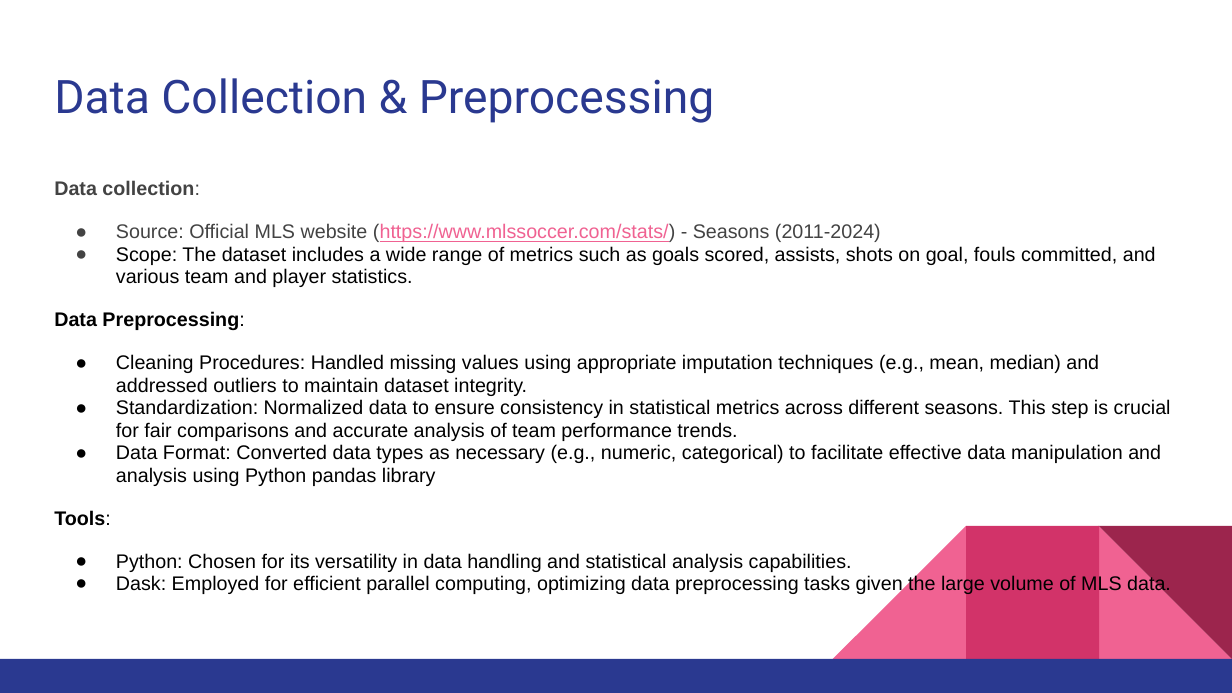
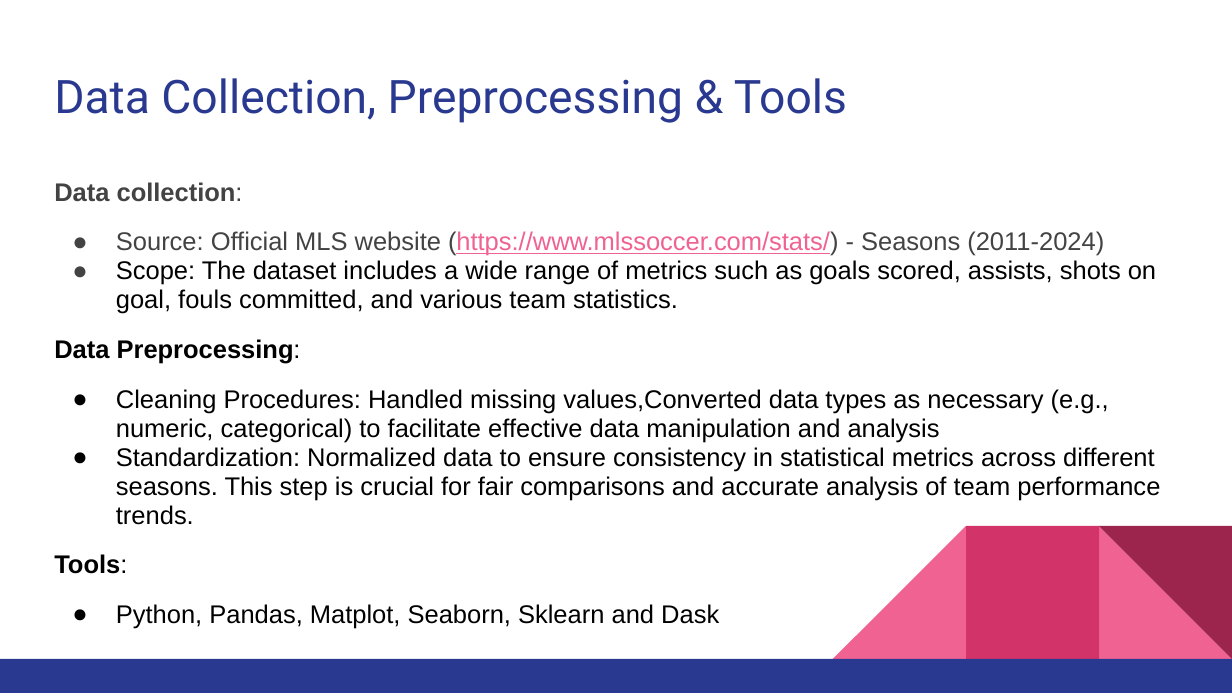
Before and after one commit to Tobin786/Major-league-Soccer-Analytics, a slide deck: slide 4 of MLS.pptx. Drawn at 1232x693 pixels with LibreOffice and Linux fonts; fonts in the diff are those of the drawing. Boxes give left, top, right and bottom in pixels: in the first picture for what was removed or moved away, otherwise in the second. Text is boxed around its words. In the diff, an @@ line names an element or a change of style, - is before the commit and + after.

Commit message:
Presentation Changes

```diff
--- a/MLS.pptx
+++ b/MLS.pptx
@@ title at [54,78,847,123]: text changed @@
-Data Collection & Preprocessing
+Data Collection, Preprocessing & Tools
@@ text at [54,182,1160,574]: size 11.5 to 14.9 pt in "Data collection:", "Source: Official MLS website (https://www.mlssoccer.com/stat ...", "Data Preprocessing:", "Standardization: Normalized data to ensure consistency in ..." and 1 more places; indent changed @@
@@ text at [116,260,1156,314]: text changed; size 11.5 to 14.9 pt @@
-● Scope: The dataset includes a wide range of metrics such as goals scored, assists, shots on goal, fouls committed, and various team and player statistics.
+● Scope: The dataset includes a wide range of metrics such as goals scored, assists, shots on goal, fouls committed, and various team statistics.
@@ text at [116,389,1109,442]: text changed; size 11.5 to 14.9 pt @@
-● Cleaning Procedures: Handled missing values using appropriate imputation techniques (e.g., mean, median) and addressed outliers to maintain dataset integrity.
+● Cleaning Procedures: Handled missing values,Converted data types as necessary (e.g., numeric, categorical) to facilitate effective data manipulation and analysis
@@ text at [116,444,1161,486]: paragraph removed @@
-● Data Format: Converted data types as necessary (e.g., numeric, categorical) to facilitate effective data manipulation and analysis using Python pandas library
@@ text at [116,604,719,628]: text changed; size 11.5 to 14.9 pt @@
-● Python: Chosen for its versatility in data handling and statistical analysis capabilities.
-● Dask: Employed for efficient parallel computing, optimizing data preprocessing tasks given the large volume of MLS data.
+● Python, Pandas, Matplot, Seaborn, Sklearn and Dask
```
Also in this commit, not shown: 5 other slides changed, 2 slides added, 1 other file.
